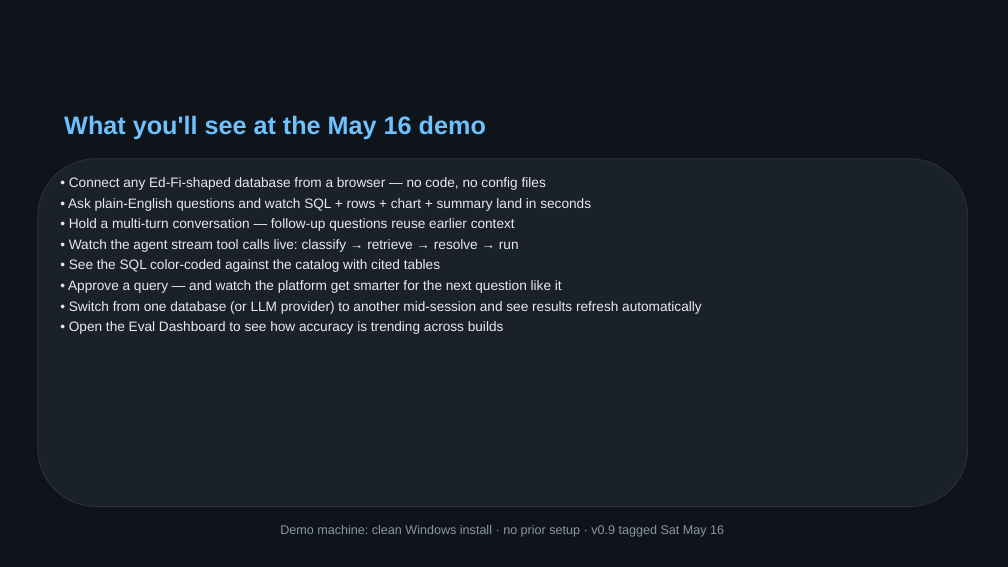
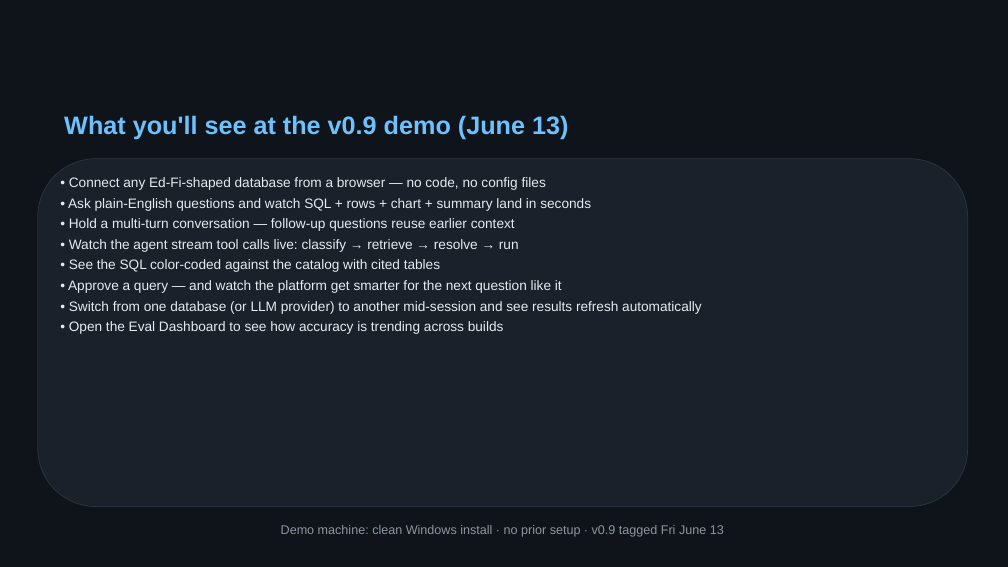
Before and after one commit to bharatmohanthakur/heavy_text2sql, a slide deck: slide 22 of docs/architecture_deck.pptx. Drawn at 1008x567 pixels with LibreOffice and Linux fonts; fonts in the diff are those of the drawing. Boxes give left, top, right and bottom in pixels: in the first picture for what was removed or moved away, otherwise in the second. Text is boxed around its words. In the diff, an @@ line names an element or a change of style, - is before the commit and + after.

```diff
--- a/docs/architecture_deck.pptx
+++ b/docs/architecture_deck.pptx
@@ text at (64,115,568,140): text changed @@
-What you'll see at the May 16 demo
+What you'll see at the v0.9 demo (June 13)
@@ text at (281,525,724,537): text changed @@
-Demo machine: clean Windows install · no prior setup · v0.9 tagged Sat May 16
+Demo machine: clean Windows install · no prior setup · v0.9 tagged Fri June 13
```
Also in this commit, not shown: 8 other slides changed, 1 other file.
